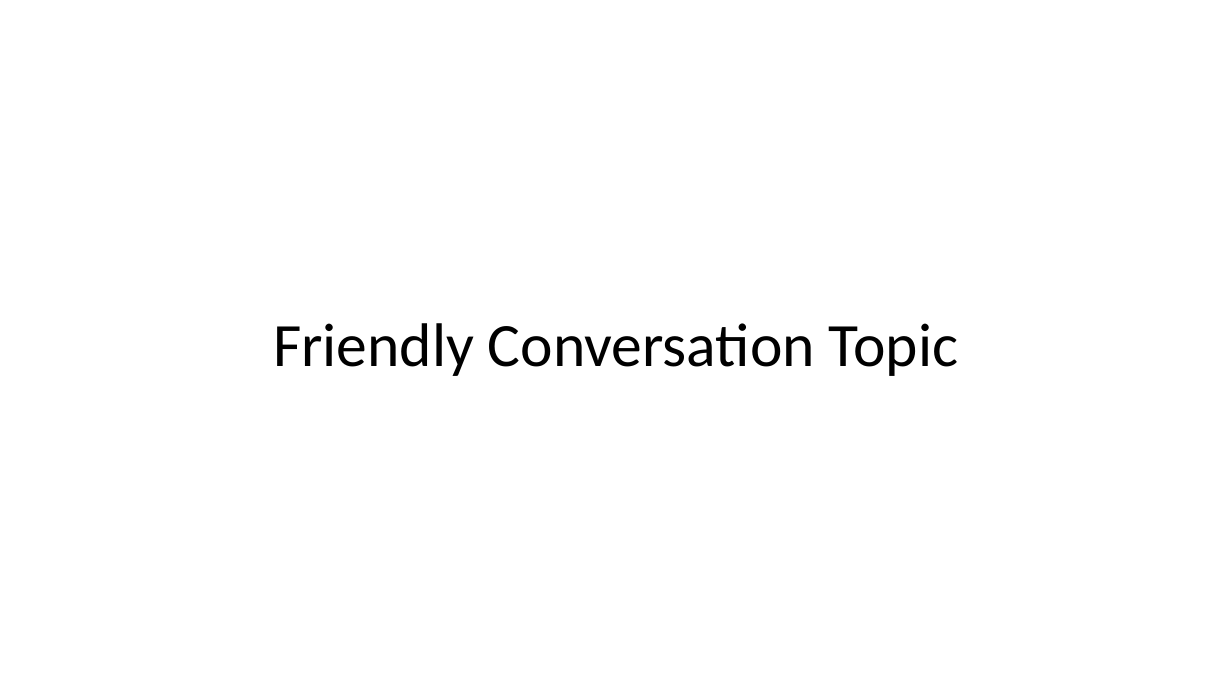
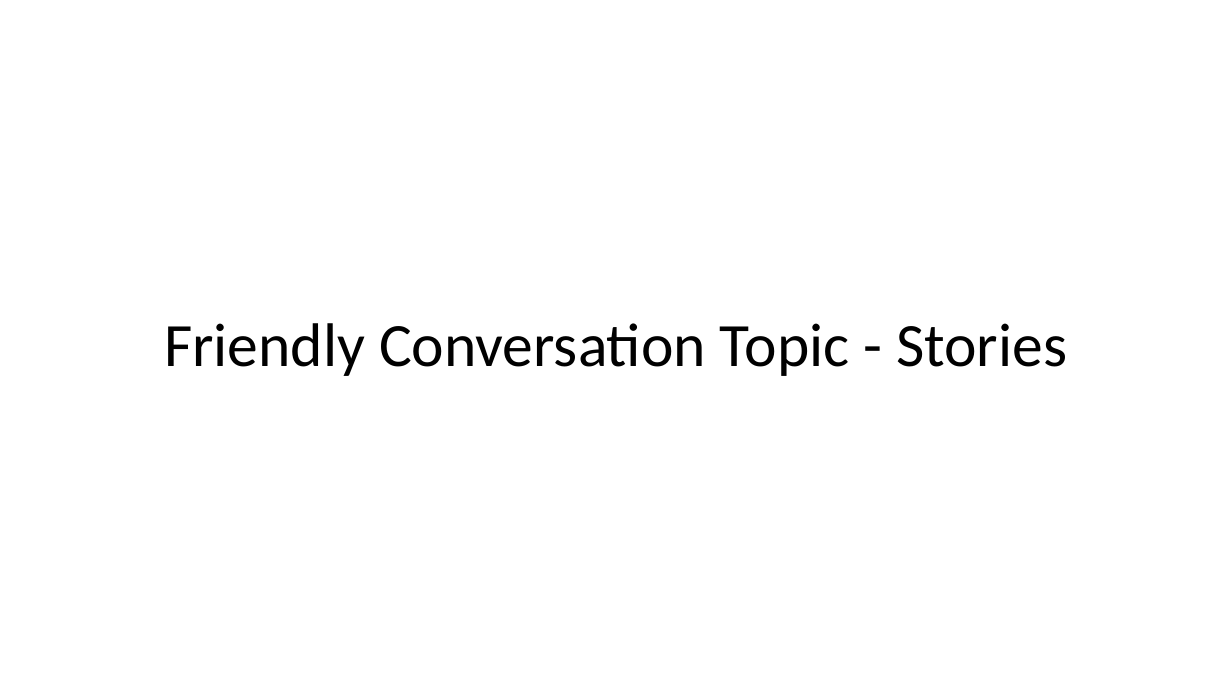
Before and after one commit to EricJPogue/CPSC-24500, a slide deck: slide 2 of lecture-slides/2020-03-03-oop.pptx. Drawn at 1232x693 pixels with LibreOffice and Linux fonts; fonts in the diff are those of the drawing. Boxes give left, top, right and bottom in pixels: in the first picture for what was removed or moved away, otherwise in the second. Text is boxed around its words. In the diff, an @@ line names an element or a change of style, - is before the commit and + after.

```diff
--- a/lecture-slides/2020-03-03-oop.pptx
+++ b/lecture-slides/2020-03-03-oop.pptx
@@ title at (164,323,1067,376): text changed @@
-Friendly Conversation Topic
+Friendly Conversation Topic - Stories
```
Also in this commit, not shown: 4 other slides changed, 3 slides added.
